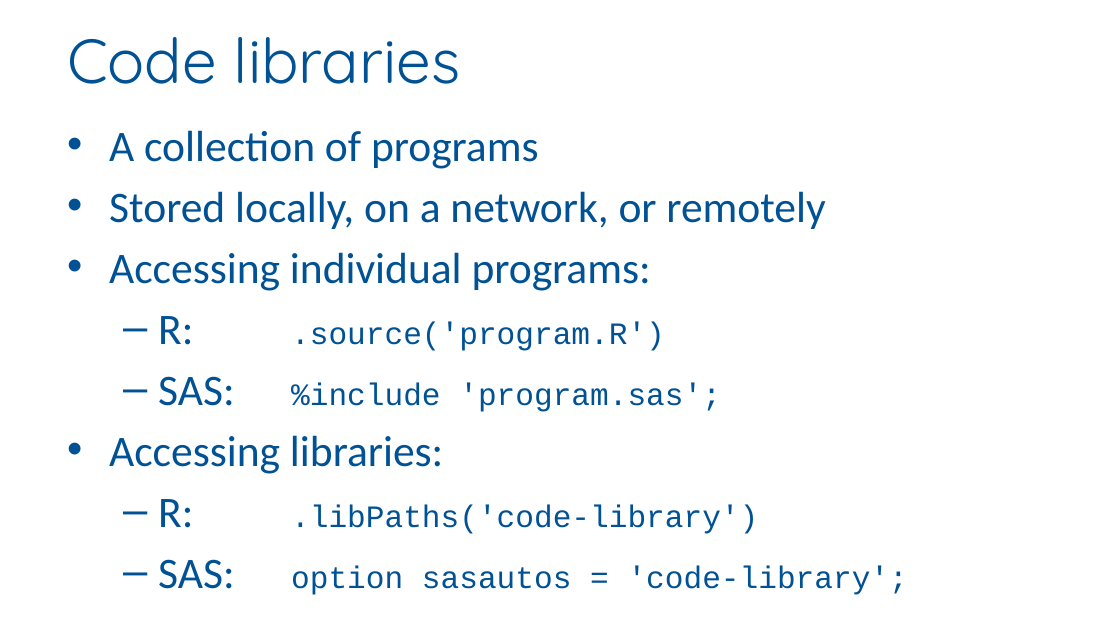
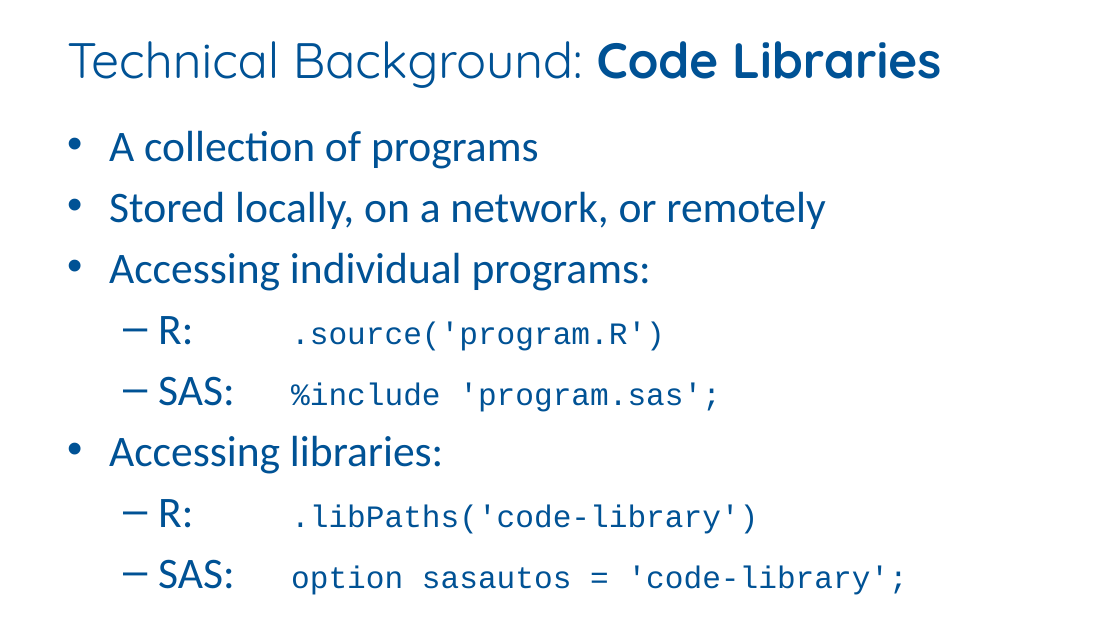
Before and after one commit to RhoInc/sas-install-github, a slide deck: slide 4 of docs/CT06.pptx (slide 3 before the commit). Drawn at 1120x630 pixels with LibreOffice and Linux fonts; fonts in the diff are those of the drawing; background and template pictures are left out. Boxes give left, top, right and bottom in pixels: in the first picture for what was removed or moved away, otherwise in the second. Text is boxed around its words. In the diff, an @@ line names an element or a change of style, - is before the commit and + after.

```diff
--- a/docs/CT06.pptx
+++ b/docs/CT06.pptx
@@ title at (67, 41, 941, 88): text changed; size 40 to 32 pt @@
-Code libraries
+Technical Background: Code Libraries
```
Also in this commit, not shown: 5 other slides changed, 4 slides added, 2 slides removed.
